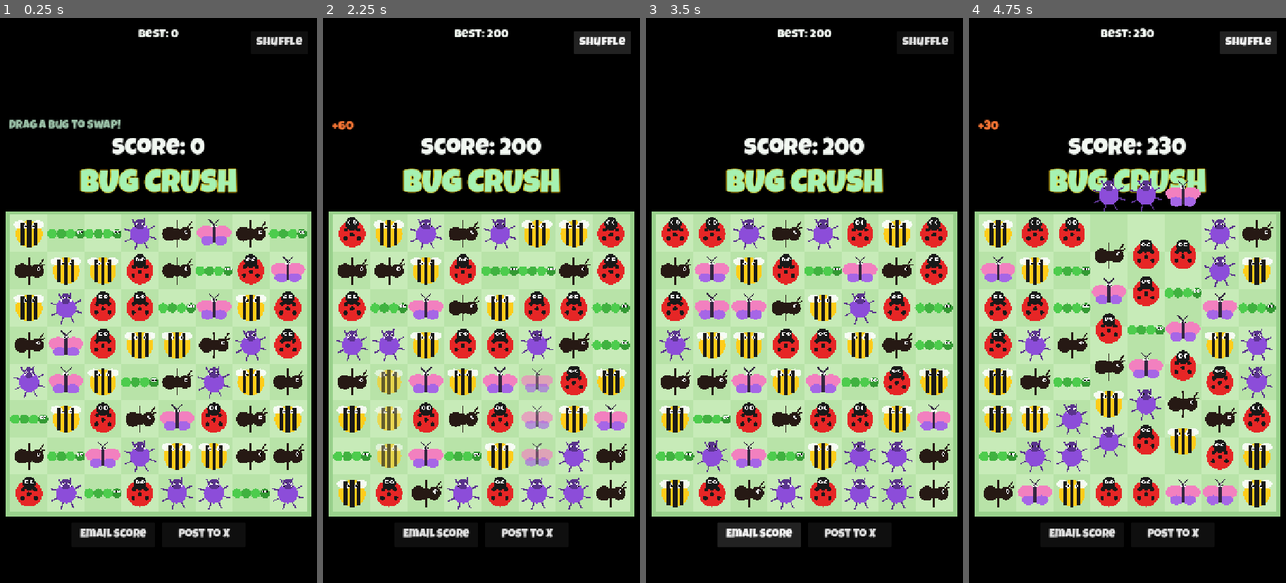
Above: before the commit, frames 1-4 (left to right).
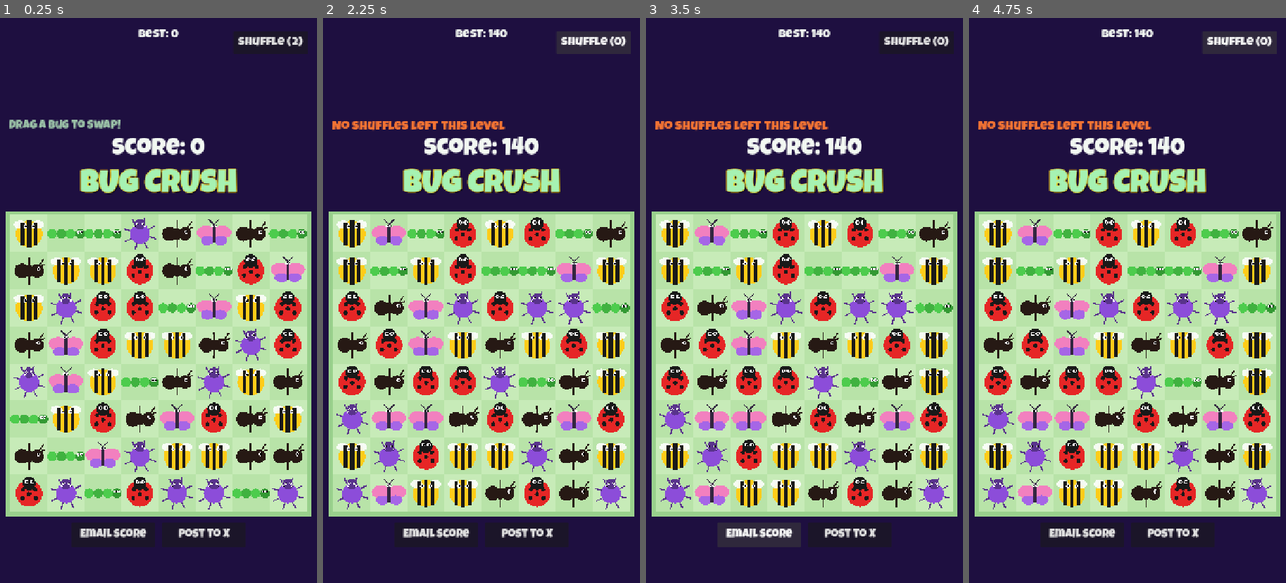
Above: after the commit, the same moments.

Repository: EtashRhys/bug-crush
Game: Godot game, scene res://scenes/main.tscn
The game is run twice, just before and just after one commit, with the same random seed, the same clock (stepped at 60 frames per second) and the same inputs.
Inputs:
- Up to frame 1 (0.25 s): no input
- Up to frame 2 (2.25 s): click "Shuffle" (after the commit: "Shuffle (2)") at 0.5 s; click "Shuffle" (after the commit: "Shuffle (1)") at 1.25 s; click "Shuffle" (after the commit: "Shuffle (0)") at 2 s
- Up to frame 3 (3.5 s): click "Email Score" at 2.75 s
- Up to frame 4 (4.75 s): click "Post to X" at 3.5 s; click "Shuffle" (after the commit: "Shuffle (0)") at 4.25 s

The runs differ from the first frame. In frame 1, 45% of the frame differs, in the area x 0-100%, y 0-100%; in frame 2, 63%; in frame 3, 61%; in frame 4, 66%.

Commit message:
Bug Crush: level 1 background black to deep violet; land the Nov 4 shuffle fix
- THEMES[0] background and bg_col default: Color(0,0,0) -> Color(0.12, 0.06, 0.25)
- Shuffle fix (live since Nov 4, not previously pushed): 2 shuffles per level plus a free rescue shuffle only on a genuinely dead board

Diff:
--- a/scripts/main.gd
+++ b/scripts/main.gd
@@ -3,7 +3,9 @@
 # Bug Crush: 8x8 match-3. Drag a bug onto a neighbour (or tap two
 # neighbours) to swap. 3+ in a row or column pop with a bounce, the bugs
 # above fall down, new bugs drop in, and matches chain into combos.
-# Shuffle button rescues a board with no moves left.
+# Shuffle button: 2 per level, plus a free rescue shuffle when the
+# board genuinely has no possible moves left (so a dead board can
+# never soft-lock, but spamming Shuffle for free matches is closed).
 
 const COLS := 8
 const ROWS := 8
@@ -11,6 +13,7 @@
 const SCARAB := 6
 const SCARAB_EVERY := 5000
 const SCARAB_BONUS := 250
+const SHUFFLES_PER_LEVEL := 2
 
 var BugScript := preload("res://scripts/bug.gd")
 
@@ -42,6 +45,7 @@
 var game_font: Font
 var sfx: AudioStreamPlayer
 var current_level := 1
+var shuffles_left := SHUFFLES_PER_LEVEL
 var next_scarab_at := SCARAB_EVERY
 var _play_beaconed := false
 var banner_label: Label
@@ -57,7 +61,7 @@
 var smash_stream := preload("res://audio/smash.wav")
 const THRESHOLDS := [1500, 4000, 7500, 12000]
 const THEMES := [
-	[Color(0, 0, 0), Color(0.6, 0.82, 0.55), Color(0.78, 0.92, 0.72), Color(0.72, 0.89, 0.66)],
+	[Color(0.12, 0.06, 0.25), Color(0.6, 0.82, 0.55), Color(0.78, 0.92, 0.72), Color(0.72, 0.89, 0.66)],
 	[Color(0.02, 0.02, 0.14), Color(0.35, 0.55, 0.85), Color(0.55, 0.70, 0.90), Color(0.48, 0.62, 0.82)],
 	[Color(0.14, 0.02, 0.14), Color(0.62, 0.42, 0.85), Color(0.76, 0.62, 0.90), Color(0.68, 0.54, 0.82)],
 	[Color(0.14, 0.03, 0.02), Color(0.85, 0.45, 0.30), Color(0.90, 0.66, 0.50), Color(0.82, 0.58, 0.42)],
@@ -70,7 +74,7 @@
 	[Color(0.14, 0.05, 0.03), Color(0.95, 0.55, 0.40), Color(0.98, 0.75, 0.60), Color(0.90, 0.67, 0.52)],
 	[Color(0.06, 0.06, 0.08), Color(0.75, 0.75, 0.80), Color(0.88, 0.88, 0.92), Color(0.80, 0.80, 0.84)],
 ]
-var bg_col := Color(0, 0, 0)
+var bg_col := Color(0.12, 0.06, 0.25)
 var frame_col := Color(0.6, 0.82, 0.55)
 var chk_a := Color(0.78, 0.92, 0.72)
 var chk_b := Color(0.72, 0.89, 0.66)
@@ -194,9 +198,9 @@
 	sel_ring.visible = false
 	add_child(sel_ring)
 	shuffle_btn = Button.new()
-	shuffle_btn.text = "Shuffle"
-	shuffle_btn.position = Vector2(size.x - 150, 30)
-	shuffle_btn.size = Vector2(130, 52)
+	shuffle_btn.text = "Shuffle (%d)" % shuffles_left
+	shuffle_btn.position = Vector2(size.x - 190, 30)
+	shuffle_btn.size = Vector2(170, 52)
 	if game_font != null:
 		shuffle_btn.add_theme_font_override("font", game_font)
 		shuffle_btn.add_theme_font_size_override("font_size", 28)
@@ -311,7 +315,7 @@
 	best_label.position = Vector2(0, 24)
 	hint_label.position = Vector2(20, origin.y - 216)
 	msg_label.position = Vector2(20, origin.y - 216)
-	shuffle_btn.position = Vector2(size.x - 150, 30)
+	shuffle_btn.position = Vector2(size.x - 190, 30)
 	var share_y := origin.y + cell * ROWS + 24
 	var btn_w := int(min(190, (size.x - 48) / 2.0))
 	var pair_w := btn_w * 2 + 16
@@ -587,6 +591,8 @@
 		var nl := _level_for_score(score)
 		if nl > current_level:
 			current_level = nl
+			shuffles_left = SHUFFLES_PER_LEVEL
+			_update_shuffle_btn()
 			_beacon("level", nl)
 			await _celebrate_level(nl)
 	while score >= next_scarab_at:
@@ -918,6 +924,42 @@
 	await tw.finished
 
 
+func _update_shuffle_btn() -> void:
+	if shuffle_btn != null:
+		shuffle_btn.text = "Shuffle (%d)" % shuffles_left
+
+
+func _has_possible_move() -> bool:
+	# A scarab on the board is always an action (tap to detonate).
+	for r in ROWS:
+		for c in COLS:
+			var b = grid[r][c]
+			if b != null and b.bug_type == SCARAB:
+				return true
+	# Try every adjacent swap: if any swap makes a match, a move exists.
+	var dirs: Array[Vector2i] = [Vector2i(1, 0), Vector2i(0, 1)]
+	for r in ROWS:
+		for c in COLS:
+			for d in dirs:
+				var nr := r + d.y
+				var nc := c + d.x
+				if nr >= ROWS or nc >= COLS:
+					continue
+				var a = grid[r][c]
+				var b = grid[nr][nc]
+				if a == null or b == null:
+					continue
+				var tmp: int = a.bug_type
+				a.bug_type = b.bug_type
+				b.bug_type = tmp
+				var has := not _find_matches().is_empty()
+				b.bug_type = a.bug_type
+				a.bug_type = tmp
+				if has:
+					return true
+	return false
+
+
 func _on_shuffle() -> void:
 	if busy:
 		return
@@ -925,6 +967,14 @@
 		for c in COLS:
 			if grid[r][c] == null:
 				return
+	# Free rescue only when the board is genuinely dead. Otherwise a
+	# shuffle costs one of this level's allowance; at 0 it is refused.
+	if _has_possible_move():
+		if shuffles_left <= 0:
+			_show_msg("No shuffles left this level")
+			return
+		shuffles_left -= 1
+		_update_shuffle_btn()
 	busy = true
 	hint_label.visible = false
 	_deselect()
